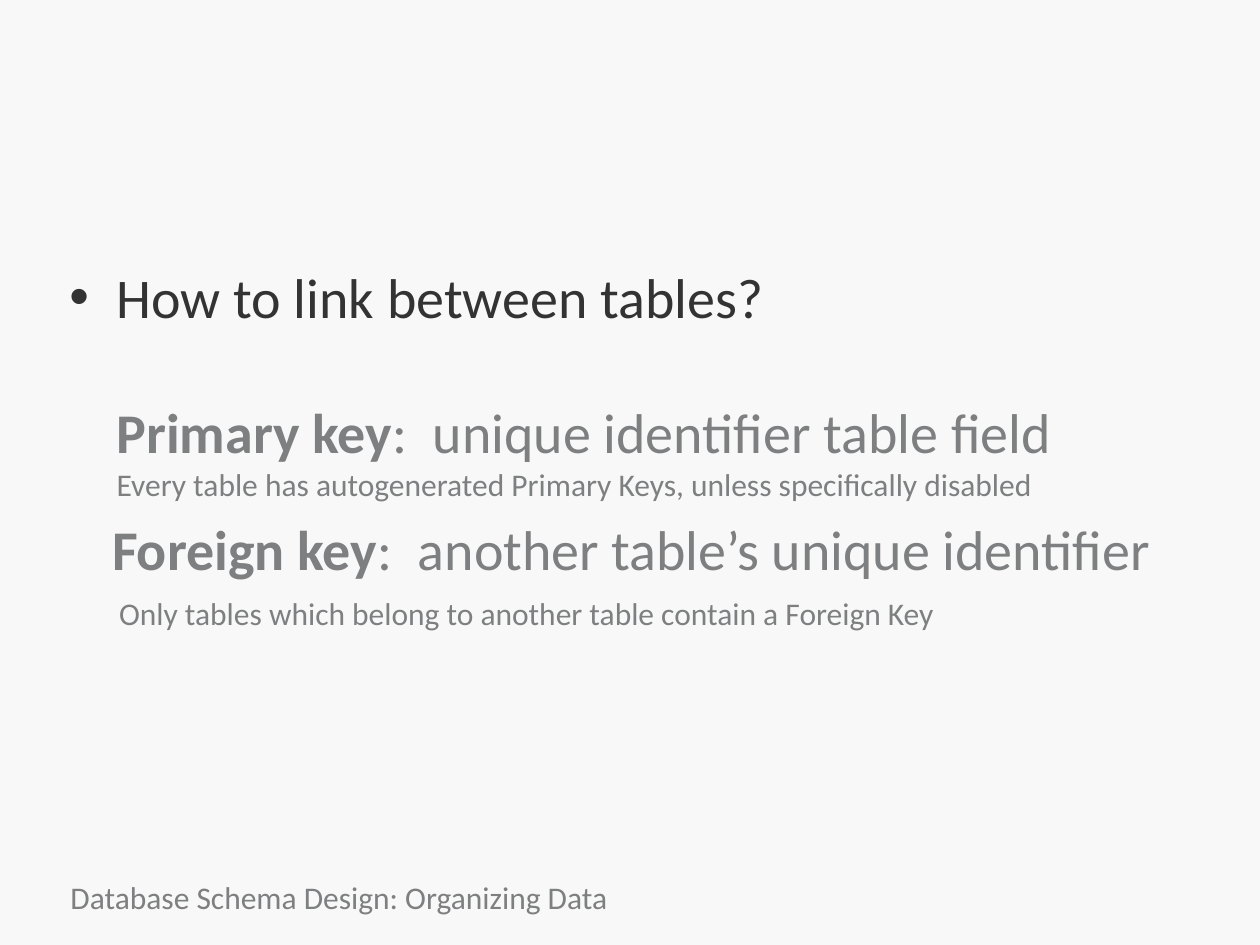
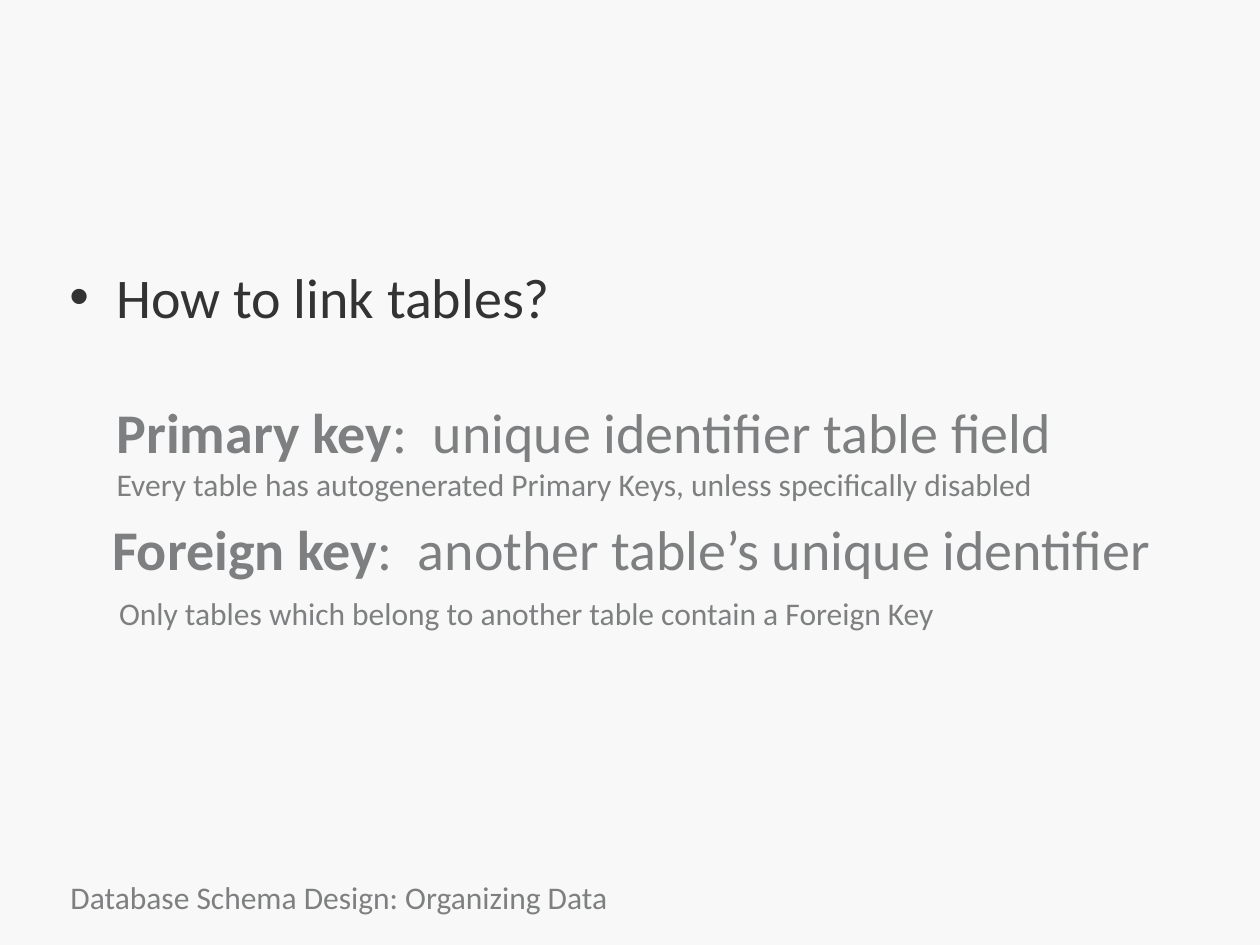
Before and after one commit to bootcoder/sql_schema_design_basics, a slide deck: slide 31 of HTC-schema-sql.pptx. Drawn at 1260x945 pixels with LibreOffice and Linux fonts; fonts in the diff are those of the drawing; background and template pictures are left out. Boxes give left, top, right and bottom in pixels: in the first picture for what was removed or moved away, otherwise in the second. Text is boxed around its words. In the diff, an @@ line names an element or a change of style, - is before the commit and + after.

Commit message:
update sql slides

```diff
--- a/HTC-schema-sql.pptx
+++ b/HTC-schema-sql.pptx
@@ text at <box>117,279,1051,502</box>: text changed @@
-• How to link between tables?
-  Primary key: unique identifier table field
-  Every table has autogenerated Primary Keys, unless specifically disabled
+• How to link tables?
+  Primary key: unique identifier table field
+  Every table has autogenerated Primary Keys, unless specifically disabled
```
Also in this commit, not shown: 9 other slides changed, 4 slides added, 4 slides removed.
